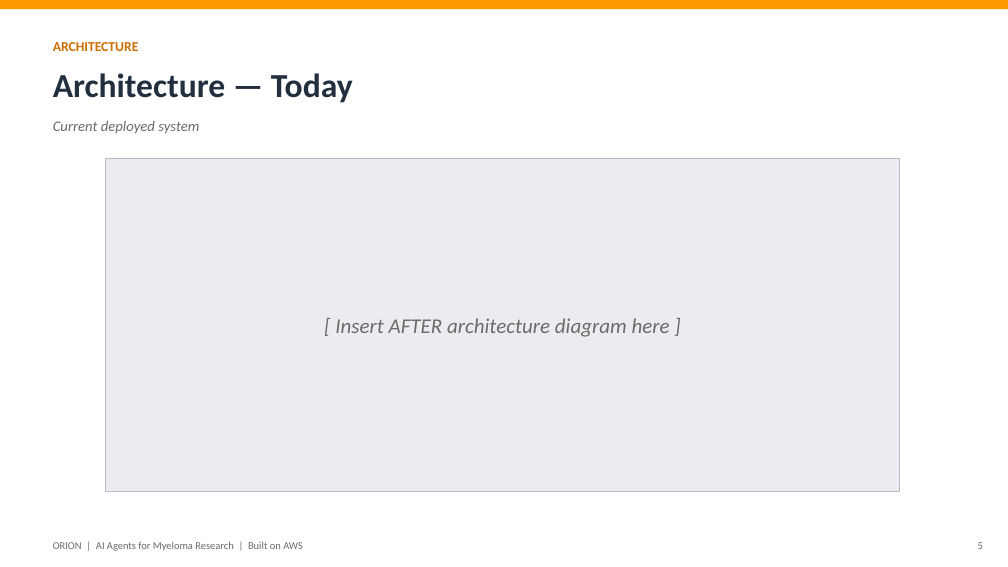
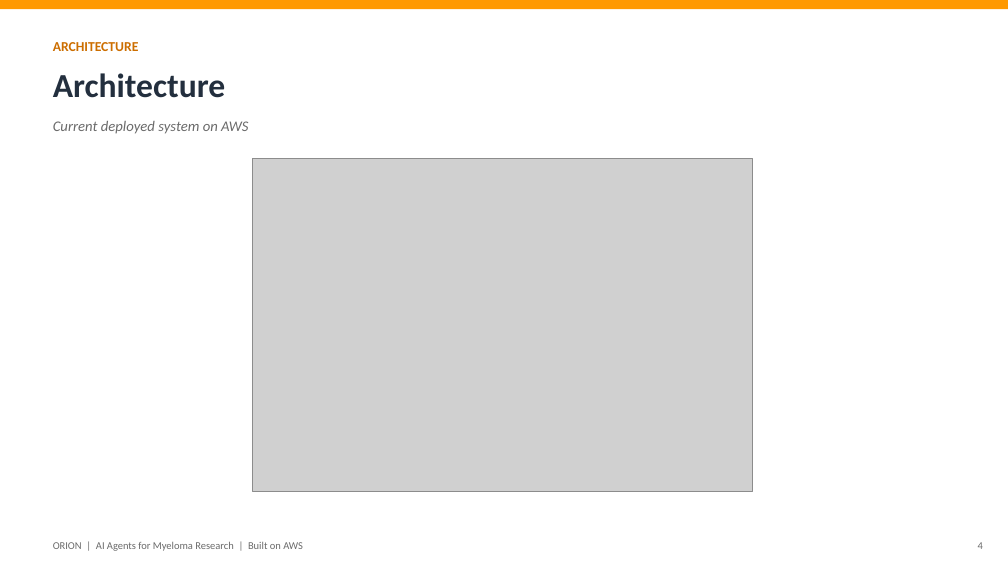
Before and after one commit to lhnminh/MMRF-KnowledgeGraph, a slide deck: slide 4 of ORION_Hackathon_Pitch.pptx (slide 5 before the commit). Drawn at 1008x567 pixels with LibreOffice and Linux fonts; fonts in the diff are those of the drawing; grey boxes stand for pictures. Boxes give left, top, right and bottom in pixels: in the first picture for what was removed or moved away, otherwise in the second. Text is boxed around its words. In the diff, an @@ line names an element or a change of style, - is before the commit and + after.

Commit message:
Clean up repo for hackathon judging and refresh Well-Architected review
Add two-VPC ingestion diagram to the pitch deck's architecture slide,
remove the unused frontend overlay draft and duplicate front-end/ dir,
drop stray patch/lock files, and re-verify the Well-Architected review
against current Terraform/code (two claims had gone stale) while adding
the missing Sustainability pillar.

```diff
--- a/ORION_Hackathon_Pitch.pptx
+++ b/ORION_Hackathon_Pitch.pptx
@@ text at (53,73,226,98): text changed @@
-Architecture — Today
+Architecture
@@ text at (53,121,248,134): text changed @@
-Current deployed system
+Current deployed system on AWS
@@ rectangle removed at (106,159,900,492) @@
-[ Insert AFTER architecture diagram here ]
@@ picture added at (253,159,753,492) @@
@@ text at (978,542,983,549): text changed @@
-5
+4
```
Also in this commit, not shown: 7 other slides changed, 1 slide added, 2 slides removed, 15 other files.
